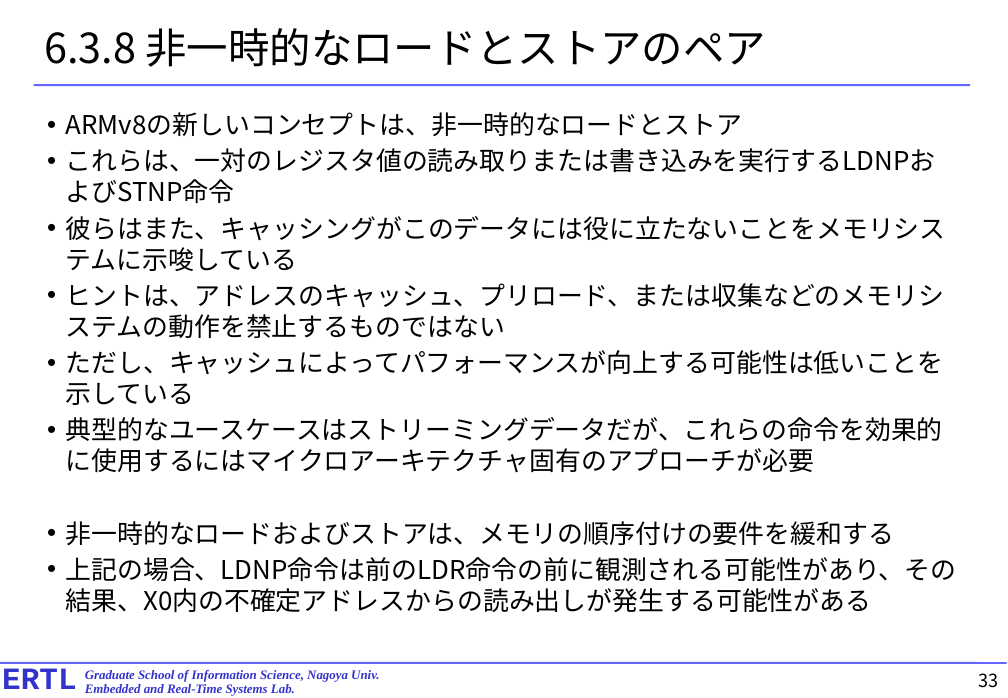
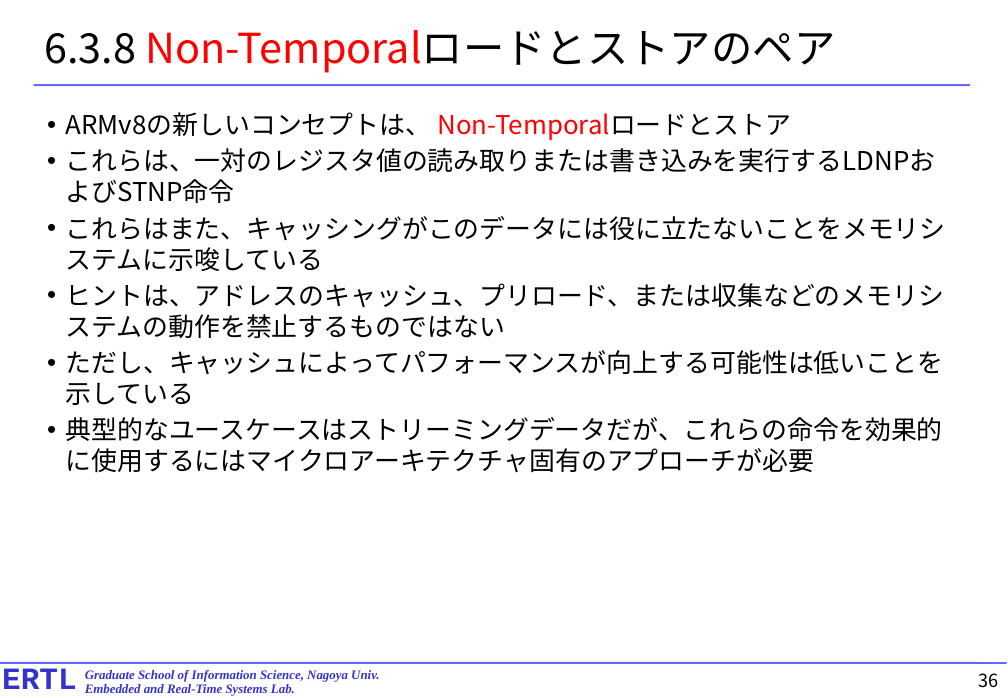
Before and after one commit to exshonda/arm64_basic, a slide deck: slide 36 of text/4.chapter6.pptx (slide 33 before the commit). Drawn at 1008x698 pixels with LibreOffice and Linux fonts; fonts in the diff are those of the drawing. Boxes give left, top, right and bottom in pixels: in the first picture for what was removed or moved away, otherwise in the second. Text is boxed around its words. In the diff, an @@ line names an element or a change of style, - is before the commit and + after.

```diff
--- a/text/4.chapter6.pptx
+++ b/text/4.chapter6.pptx
@@ title at [44,30,836,73]: text changed @@
-6.3.8 非一時的なロードとストアのペア
+6.3.8 Non-Temporalロードとストアのペア
@@ text at [66,112,791,140]: text changed @@
-• ARMv8の新しいコンセプトは、非一時的なロードとストア
+• ARMv8の新しいコンセプトは、 Non-Temporalロードとストア
@@ text at [66,216,946,271]: text changed @@
-• 彼らはまた、キャッシングがこのデータには役に立たないことをメモリシステムに示唆している
+• これらはまた、キャッシングがこのデータには役に立たないことをメモリシステムに示唆している
@@ text at [66,521,957,612]: paragraphs removed @@
-• 非一時的なロードおよびストアは、メモリの順序付けの要件を緩和する
-• 上記の場合、LDNP命令は前のLDR命令の前に観測される可能性があり、その結果、X0内の不確定アドレスからの読み出しが発生する可能性がある
@@ page number at [979,673,999,688]: text changed @@
-33
+36
```
Also in this commit, not shown: 23 other slides changed, 4 slides added.
